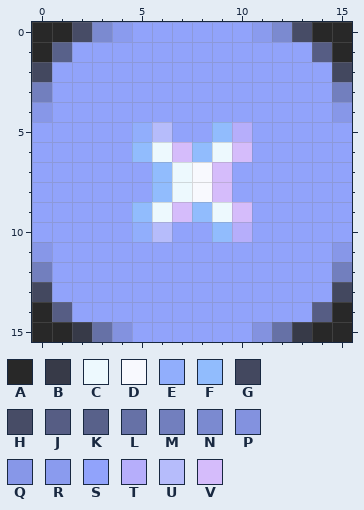
Pixel-art sprite, stored at uikit/src/components/KButton/__snapshots__/KButton.visual.test.tsx-snapshots/KButton-MiniIconTransparentButton-linux.png. The first picture shows the starting point.
The file is 16x16 pixels. Colours within 5 levels of each other are drawn and written as one.
Palette (. is transparent): A #282828  B #373a48  C #edf9fe  D #f8f9fe  E #91aefc  F #91bcfd  G #43485f  H #474c66  J #565d84  K #58618a  L #6671a6  M #727fbe  N #7b8ad0  P #8392df  Q #8797e8  R #8a9bee  S #91a3fb  T #b6aefb  U #b6bcfb  V #d5bcfb
Pixels before, first column x 0:
 0 AAHNRSSSSSSRNHAA
 1 AKSSSSSSSSSSSSJA
 2 GSSSSSSSSSSSSSSG
 3 MSSSSSSSSSSSSSSM
 4 QSSSSSSSSSSSSSSQ
 5 SSSSSEUSSFTSSSSS
 6 SSSSSFCVFCVSSSSS
 7 SSSSSSFCDVSSSSSS
 8 SSSSSSFCDVSSSSSS
 9 SSSSSFCVFCVSSSSS
10 SSSSSEUSSFTSSSSS
11 QSSSSSSSSSSSSSSQ
12 MSSSSSSSSSSSSSSM
13 GSSSSSSSSSSSSSSG
14 AJSSSSSSSSSSSSJA
15 AABLPSSSSSSPLBAA
And afterwards:
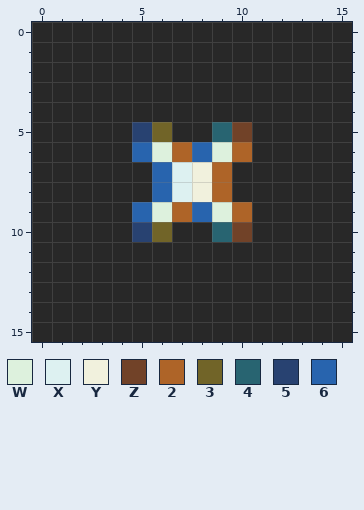
Colours new in this view: W #ddf1dd  X #ddf1f1  Y #f1f1dd  Z #714228  2 #ae6428  3 #716428  4 #286471  5 #284271  6 #2864ae
Commit message: kbutton secondary. ksceleton update
Change:
Changed rows in their new state; - is an unchanged pixel.
first column x 0:
 0 --AAAAAAAAAAAA--
 1 -AAAAAAAAAAAAAA-
 2 AAAAAAAAAAAAAAAA
 3 AAAAAAAAAAAAAAAA
 4 AAAAAAAAAAAAAAAA
 5 AAAAA53AA4ZAAAAA
 6 AAAAA6W26W2AAAAA
 7 AAAAAA6XY2AAAAAA
 8 AAAAAA6XY2AAAAAA
 9 AAAAA6W26W2AAAAA
10 AAAAA53AA4ZAAAAA
11 AAAAAAAAAAAAAAAA
12 AAAAAAAAAAAAAAAA
13 AAAAAAAAAAAAAAAA
14 -AAAAAAAAAAAAAA-
15 --AAAAAAAAAAAA--
Boxes around the changes in both pictures, in picture pixels (x1, y1, x2, y2):
changed: (32, 22, 352, 342)
